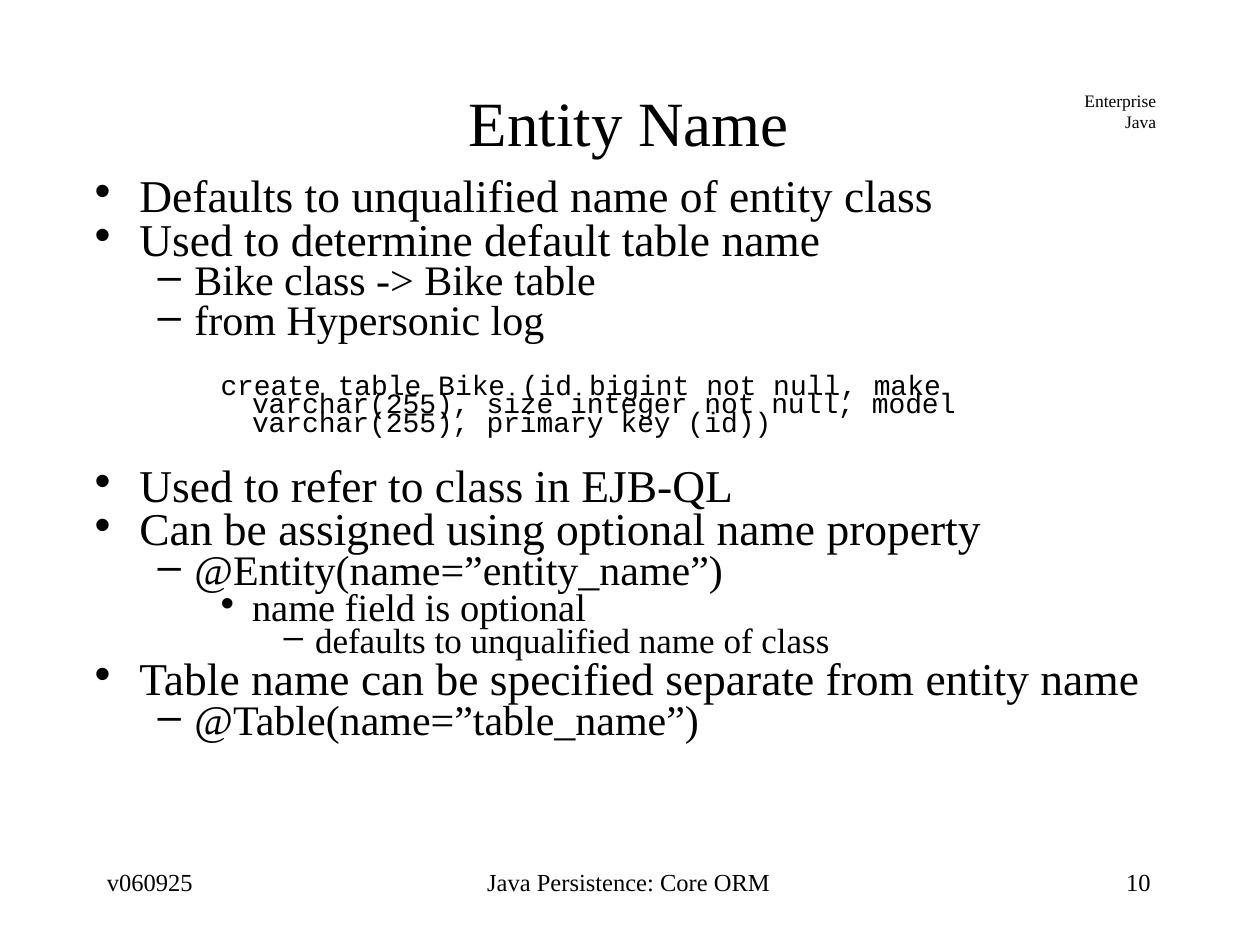
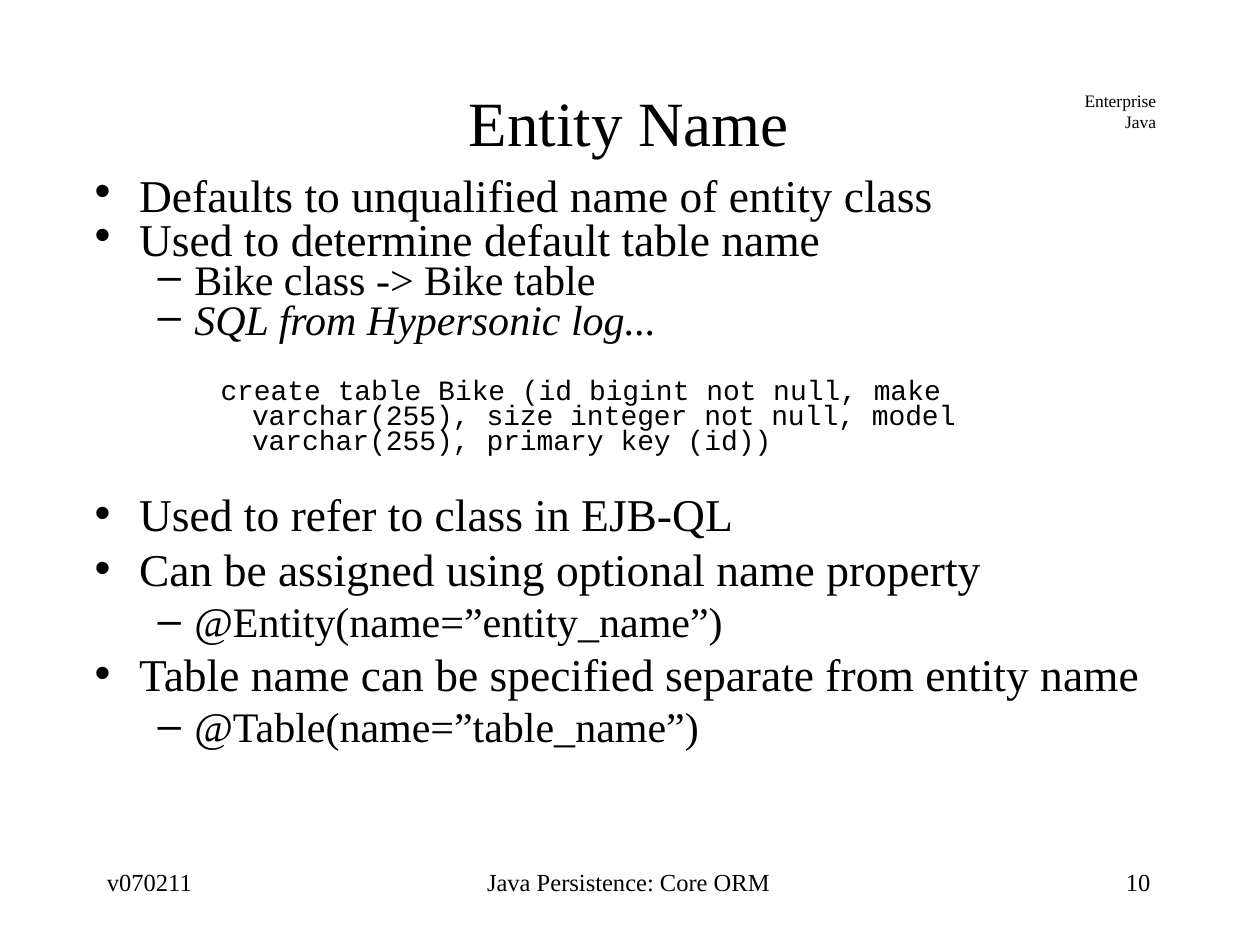
Before and after one commit to jcstaff/ejava-javaee, a slide deck: slide 10 of ormCore/src/site/resources/lectures/ormCore.ppt. Drawn at 1260x945 pixels with LibreOffice and Linux fonts; fonts in the diff are those of the drawing. Boxes give left, top, right and bottom in pixels: in the first picture for what was removed or moved away, otherwise in the second. Text is boxed around its words. In the diff, an @@ line names an element or a change of style, - is before the commit and + after.

```diff
--- a/ormCore/src/site/resources/lectures/ormCore.ppt
+++ b/ormCore/src/site/resources/lectures/ormCore.ppt
@@ text at box(139, 180, 1139, 751): indent changed; line spacing 0.55 to 0.75; line spacing 0.54 to 0.75 @@
@@ text at box(194, 305, 656, 344): text changed; italic on @@
-  – from Hypersonic log
+  – SQL from Hypersonic log...
@@ text at box(252, 591, 829, 660): paragraphs removed @@
-    • name field is optional
-      – defaults to unqualified name of class
@@ text at box(107, 874, 192, 892): text changed @@
-v060925
+v070211
```
Also in this commit, not shown: 88 other slides changed, 24 other files.
